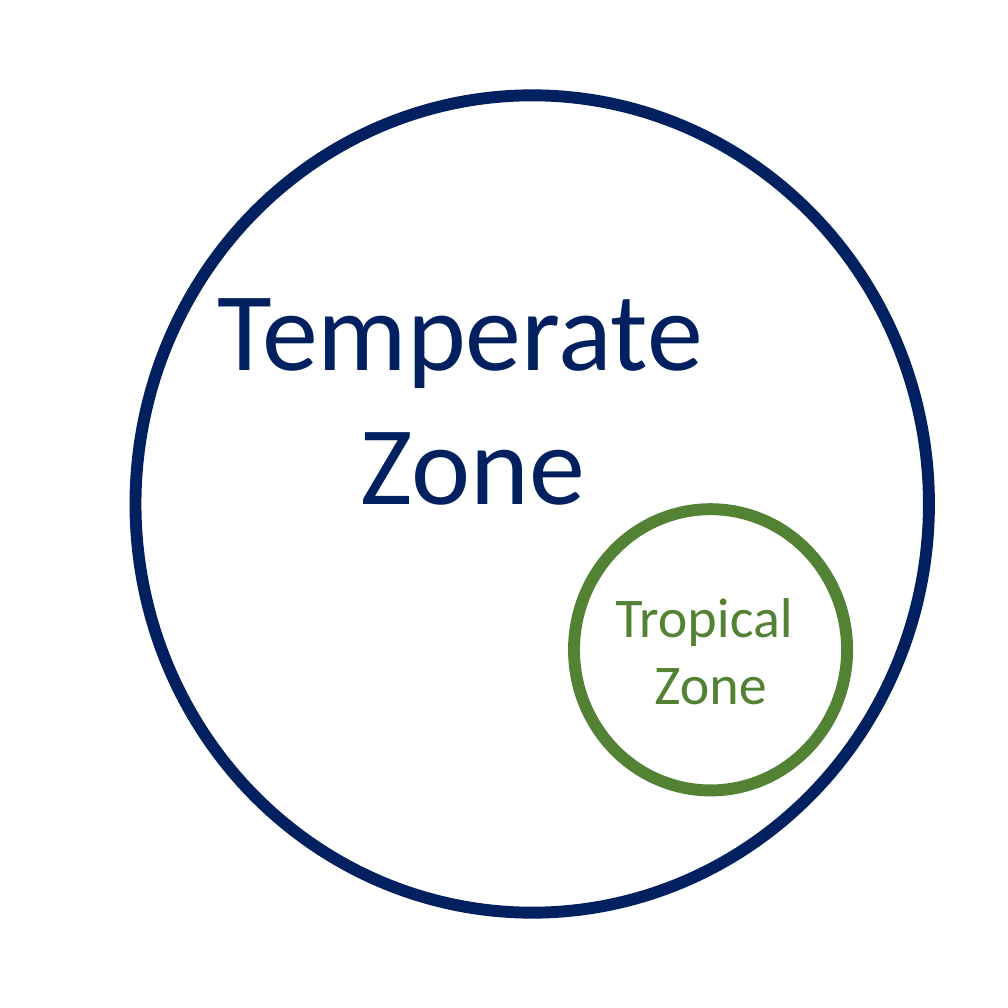
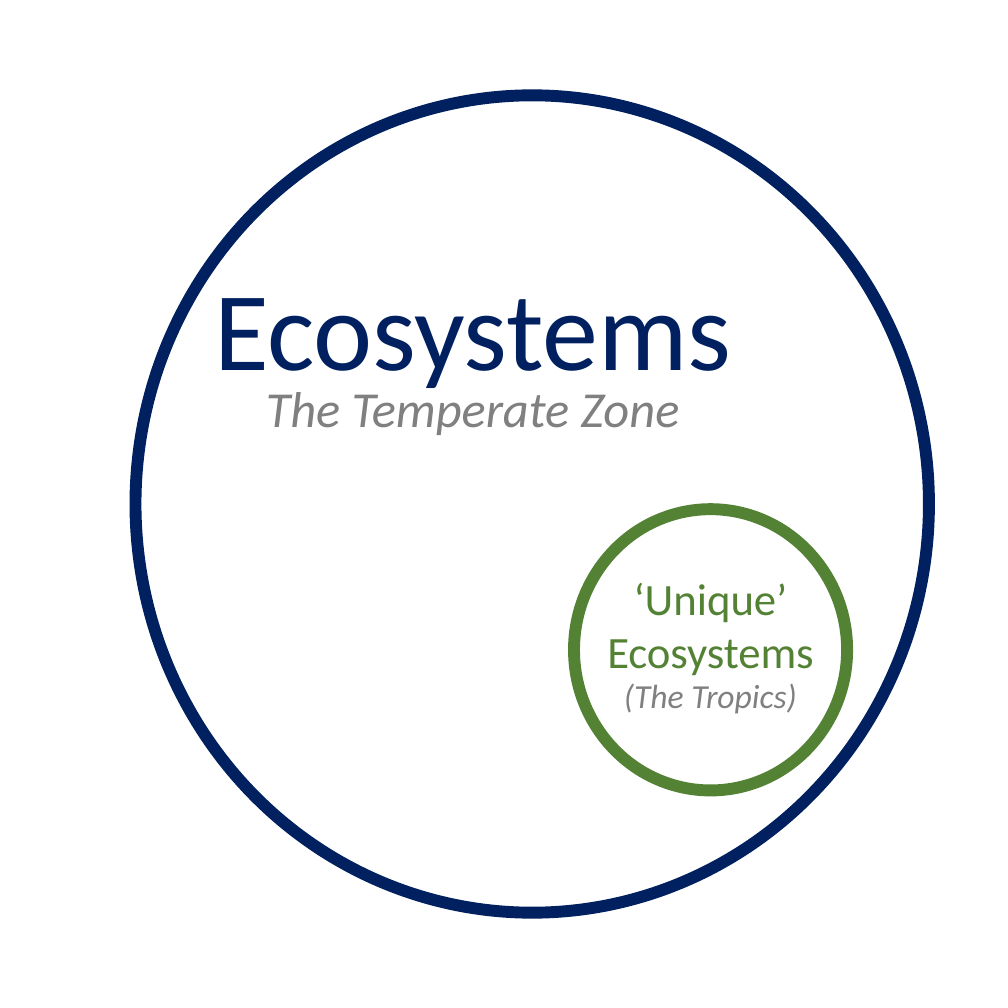
Before and after one commit to BrunaLab/atbc2022_plenary, a slide deck: slide 2 of manuscript/figures.pptx. Drawn at 1008x1008 pixels with LibreOffice and Linux fonts; fonts in the diff are those of the drawing. Boxes give left, top, right and bottom in pixels: in the first picture for what was removed or moved away, otherwise in the second. Text is boxed around its words. In the diff, an @@ line names an element or a change of style, - is before the commit and + after.

```diff
--- a/manuscript/figures.pptx
+++ b/manuscript/figures.pptx
@@ text added at box(214, 298, 732, 397), 40 pt, text #002060 @@
+Ecosystems
@@ text at box(266, 386, 680, 435): text changed; size 40 to 18 pt; text colour #002060 to #808080; italic on @@
-Temperate
-Zone
+The Temperate Zone
@@ text added at box(607, 583, 813, 676), 16 pt, text #548235 @@
+‘Unique’
+Ecosystems
@@ text removed at box(615, 598, 792, 705) @@
-Tropical
-Zone
@@ text added at box(624, 684, 797, 714), 12 pt, text #808080, italic @@
+(The Tropics)
```
Also in this commit, not shown: 14 other files.
